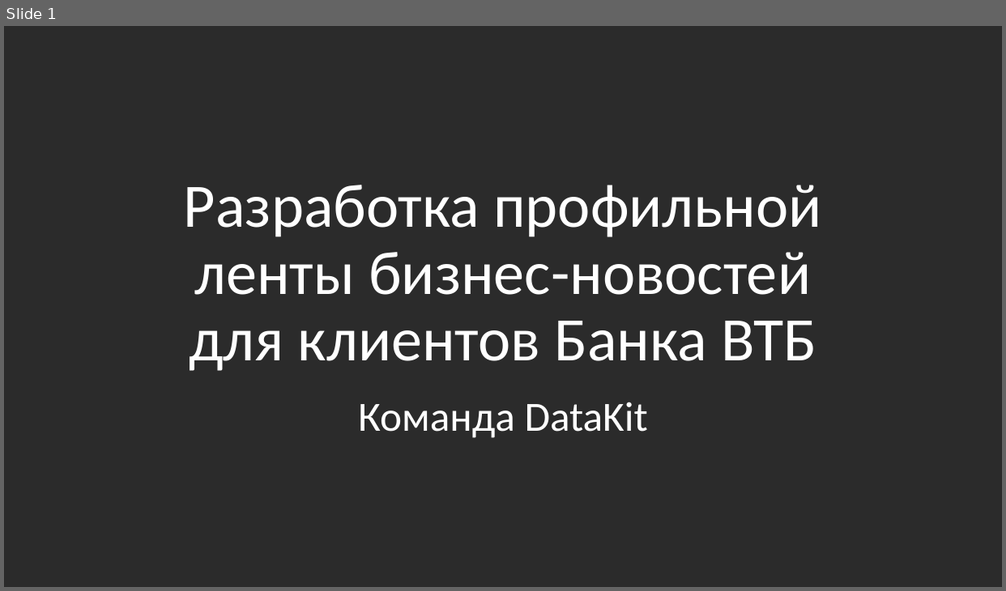
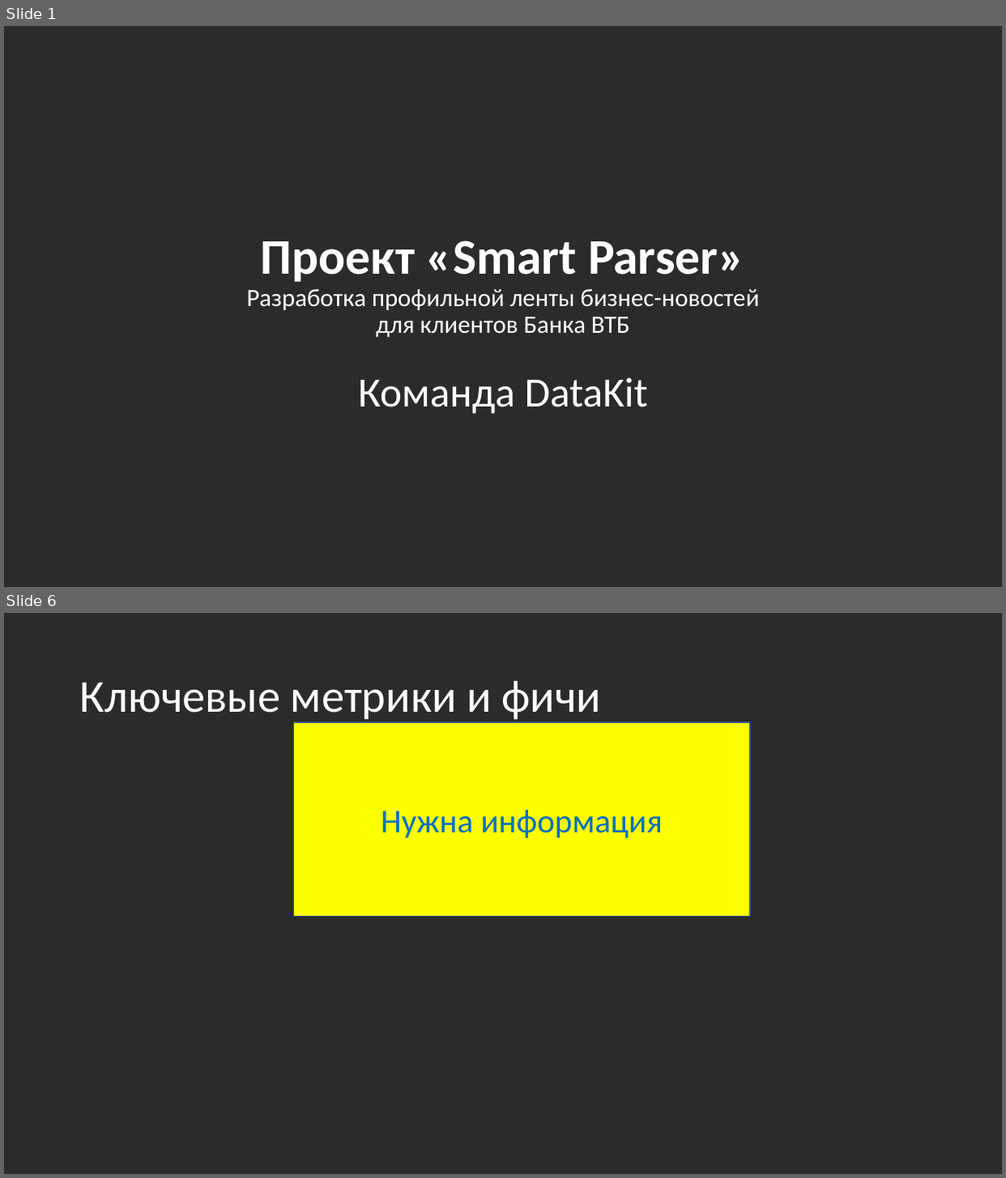
Before and after one commit to Murzik2020ai/smartparser, a slide deck: preza.pptx. Shown one above the other, each under a label of ours: slide 1 before the commit, slides 1 and 6 after it; the slides between them are not shown. The pictures are 1006x591 and 1006x1178 pixels, drawn with LibreOffice and Linux fonts; fonts in the diff are those of the drawing; background and template pictures are left out; a plain dark background stands for a picture behind light text. Boxes give left, top, right and bottom in pixels: in the first picture for what was removed or moved away, otherwise in the second. Text is boxed around its words. In the diff, an @@ line names an element or a change of style, - is before the commit and + after.

```diff
--- a/preza.pptx
+++ b/preza.pptx
@@ slide 6 added at (4,613,1002,1174), background picture (left out) @@
@@ title added at (80,681,602,722), 44 pt, text #FFFFFF @@
+Ключевые метрики и фичи
@@ rectangle added at (294,722,750,916), fill #FFFF00, outline #325491 1 pt, 32 pt, text #0070C0 @@
+Нужна информация
@@ slide 1 changed as well @@
@@ title at (247,241,760,337): text changed; size 59.4 to 24 pt @@
-Разработка профильной ленты бизнес-новостей
-для клиентов Банка ВТБ
+Проект «Smart Parser»
+Разработка профильной ленты бизнес-новостей
+для клиентов Банка ВТБ
@@ subtitle "Команда DataKit": place and size @@
-subtitle "Команда DataKit" at (358,402,648,438)
+subtitle "Команда DataKit" at (358,378,648,414)
@@ subtitle "Команда DataKit" at (358,378,648,414): more space between paragraphs @@
```
Also in this commit, not shown: 4 other slides changed, 5 other slides added, 2 slides removed.
